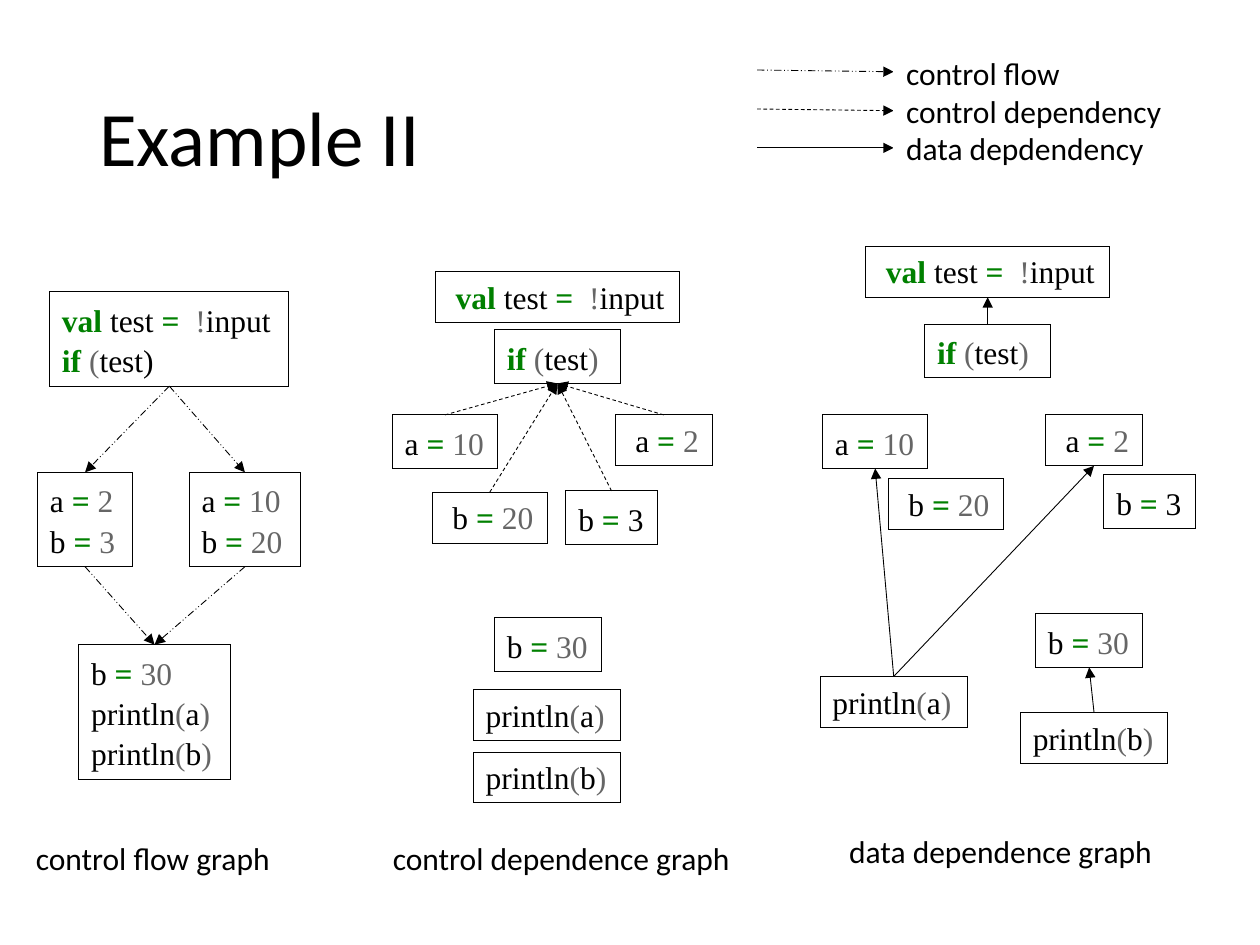
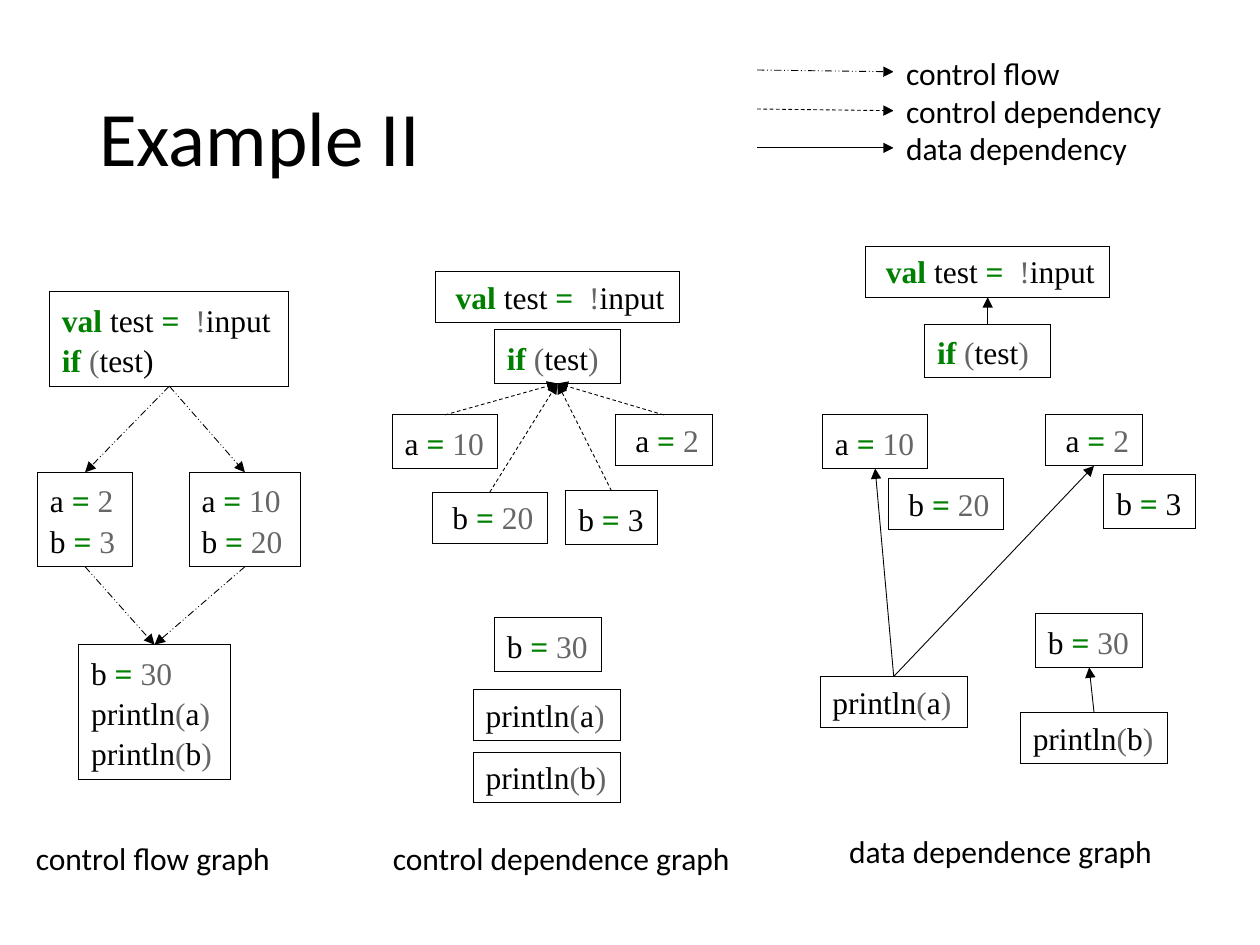
Before and after one commit to stg-tud/apsa, a slide deck: slide 6 of 2019/Slicing/Applied Static Analysis -Code Slicing.pptx. Drawn at 1260x945 pixels with LibreOffice and Linux fonts; fonts in the diff are those of the drawing. Boxes give left, top, right and bottom in pixels: in the first picture for what was removed or moved away, otherwise in the second. Text is boxed around its words. In the diff, an @@ line names an element or a change of style, - is before the commit and + after.

```diff
--- a/2019/Slicing/Applied Static Analysis -Code Slicing.pptx
+++ b/2019/Slicing/Applied Static Analysis -Code Slicing.pptx
@@ text in rectangle at (x1=906, y1=138, x2=1127, y2=165): text changed @@
-data depdendency
+data dependency
```
Also in this commit, not shown: 9 other slides changed, 1 other file.
